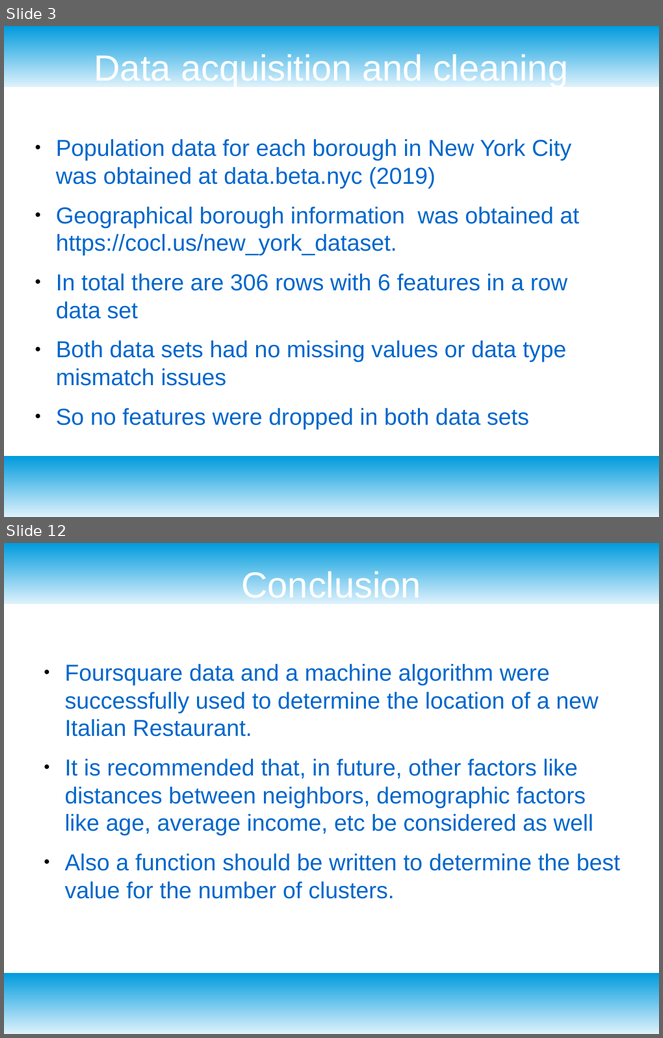
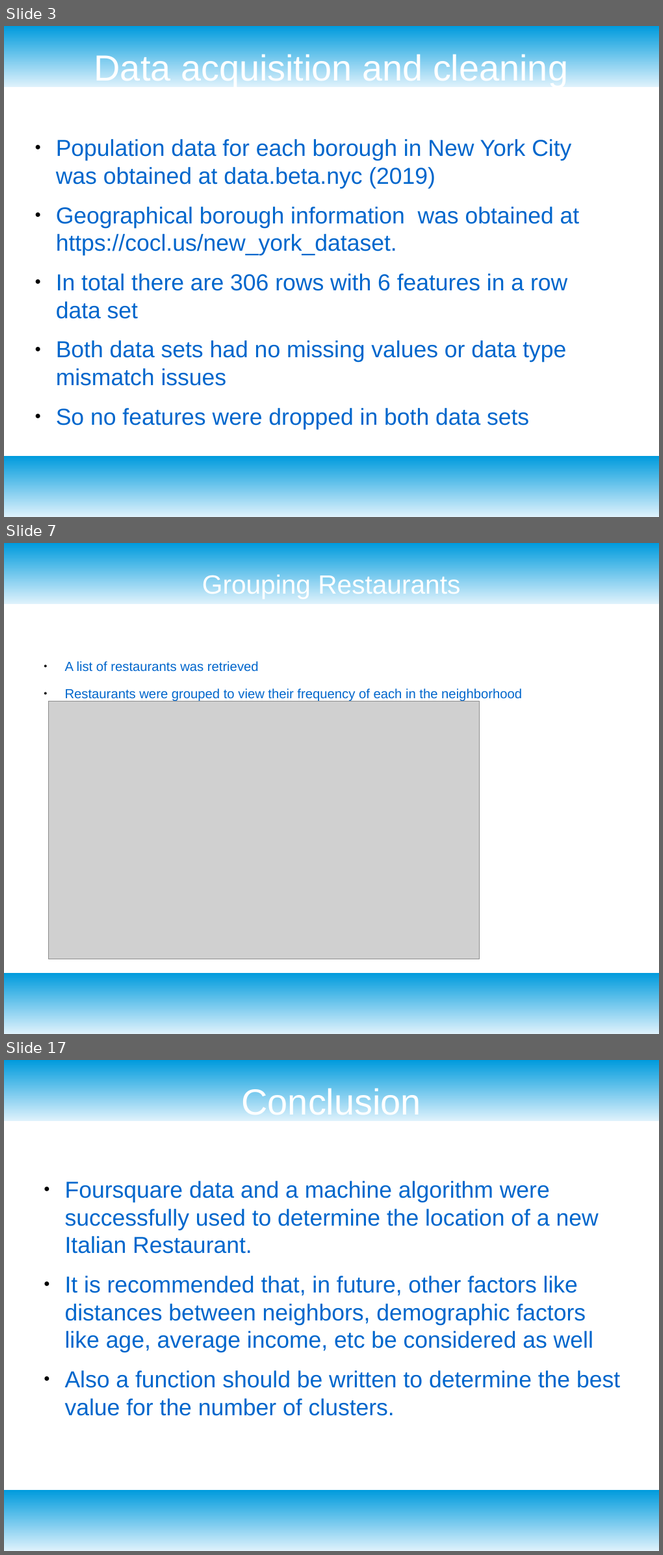
Before and after one commit to Tatenda23/Cousera_Capstone, a slide deck: Presentation.odp. Shown one above the other, each under a label of ours: slides 3 and 12 before the commit, slides 3, 7 and 17 after it; the slides between them are not shown. The pictures are 663x1038 and 663x1555 pixels, drawn with LibreOffice and Linux fonts; fonts in the diff are those of the drawing; grey boxes stand for pictures. Boxes give left, top, right and bottom in pixels: in the first picture for what was removed or moved away, otherwise in the second. Text is boxed around its words. In the diff, an @@ line names an element or a change of style, - is before the commit and + after.

```diff
--- a/Presentation.odp
+++ b/Presentation.odp
@@ slide 7 added at <box>4,543,659,1034</box>, background #FFFFFF; not listed: 2 template elements that a slide beside it also shows @@
@@ title added at <box>202,572,460,598</box>, 32 pt, text #FFFFFF @@
+Grouping Restaurants
@@ text added at <box>65,661,522,702</box>, 16 pt, text #0066CC @@
+● A list of restaurants was retrieved
+● Restaurants were grouped to view their frequency of each in the neighborhood
@@ picture added at <box>49,701,480,959</box> @@
@@ what was slide 12 is now slide 17 @@
```
Also in this commit, not shown: 5 slides changed, 7 other slides added, 3 slides removed, 2 other files.
